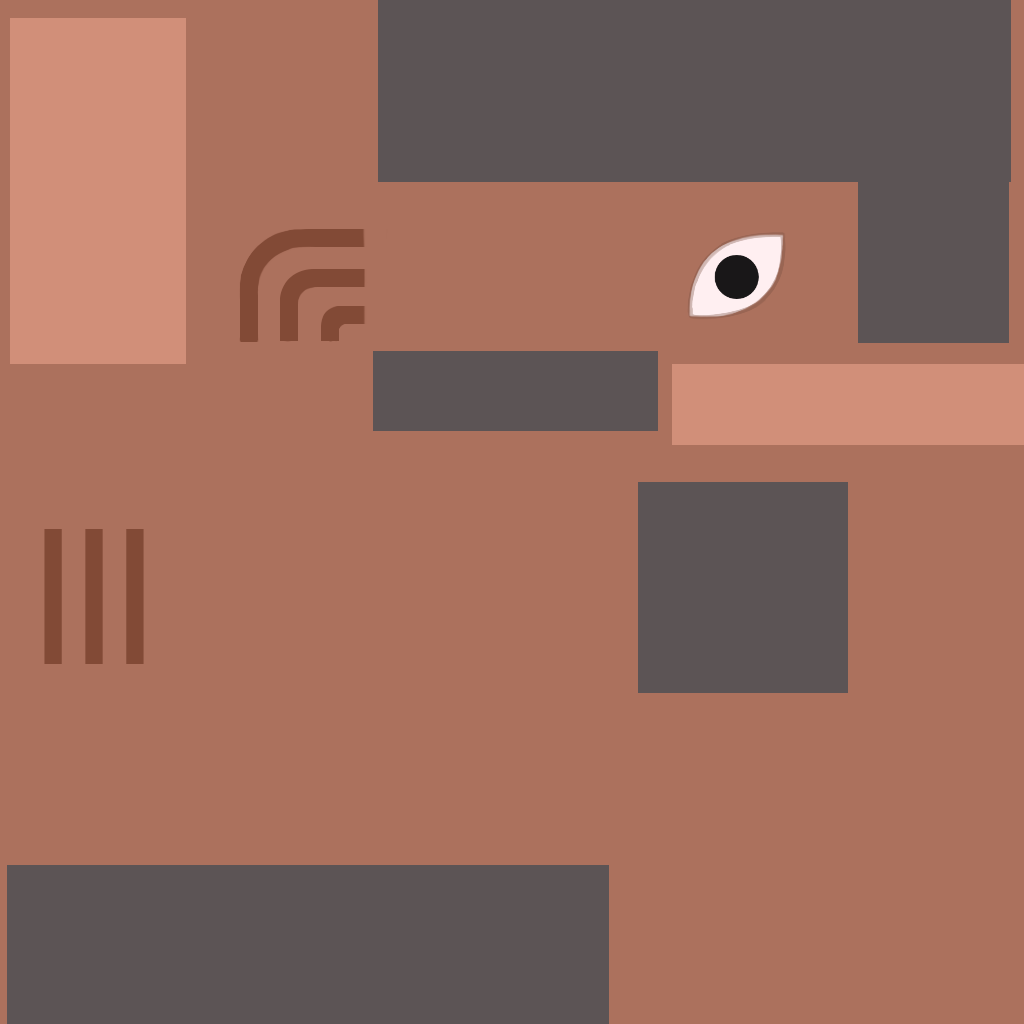
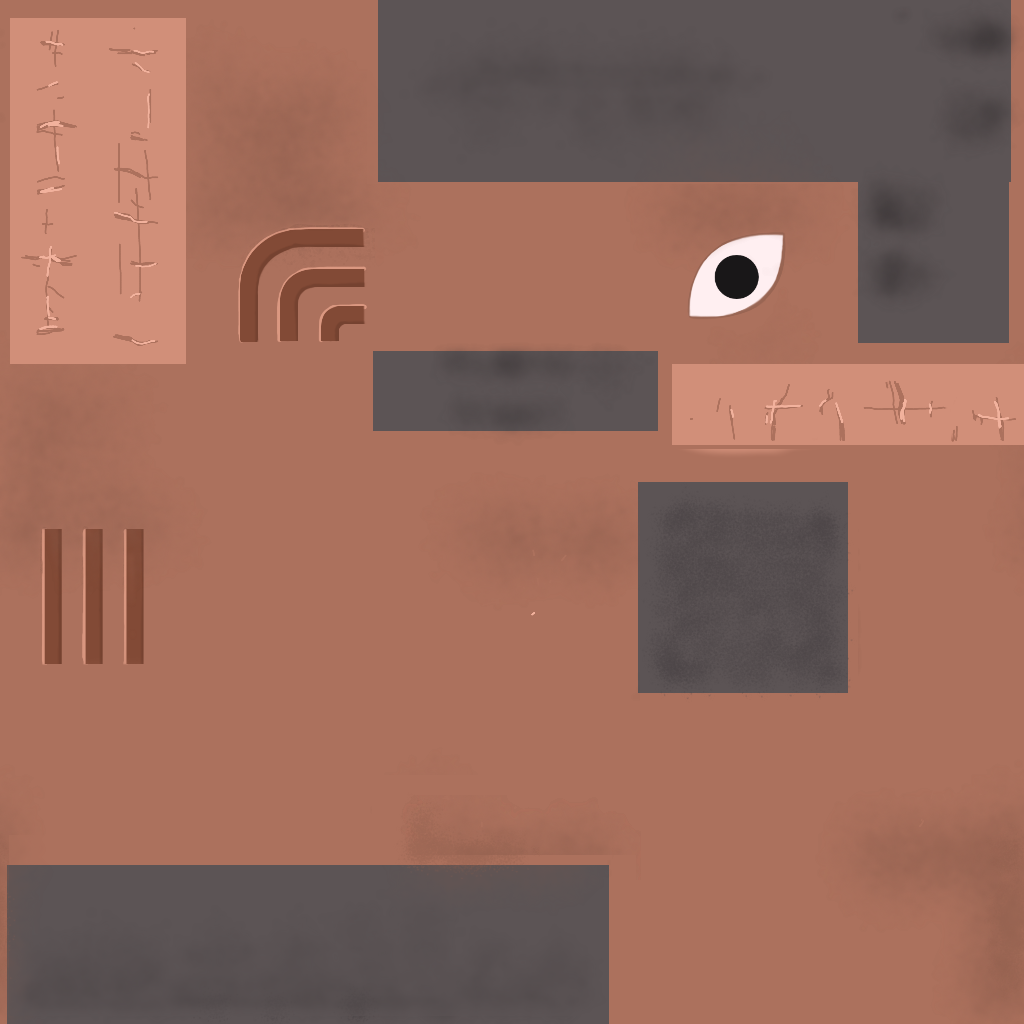
Before/after of a (1024, 1024) layered artwork. What changed in the layer stack:
painted on "Layer" (1st of 12) over <box>10,18,1024,616</box>
moved "Layer" (2nd of 12) above "Layer", painted on it over <box>21,27,1016,828</box>
added layer "Layer" (3rd of 12) above "Layer" over <box>10,18,1024,459</box>
added layer "Layer" (6th of 12) (48%) above "Layer" over <box>0,17,1024,1016</box>
added layer "Layer" (7th of 12) above "Layer" over <box>0,7,1024,1024</box>
moved "Layer" (9th of 12) above "Layer" over <box>687,232,786,319</box>
added layer "Layer" (10th of 12) above "레이어 1" over <box>44,161,367,664</box>
showed "레이어 1", painted on it over <box>40,223,513,665</box>
